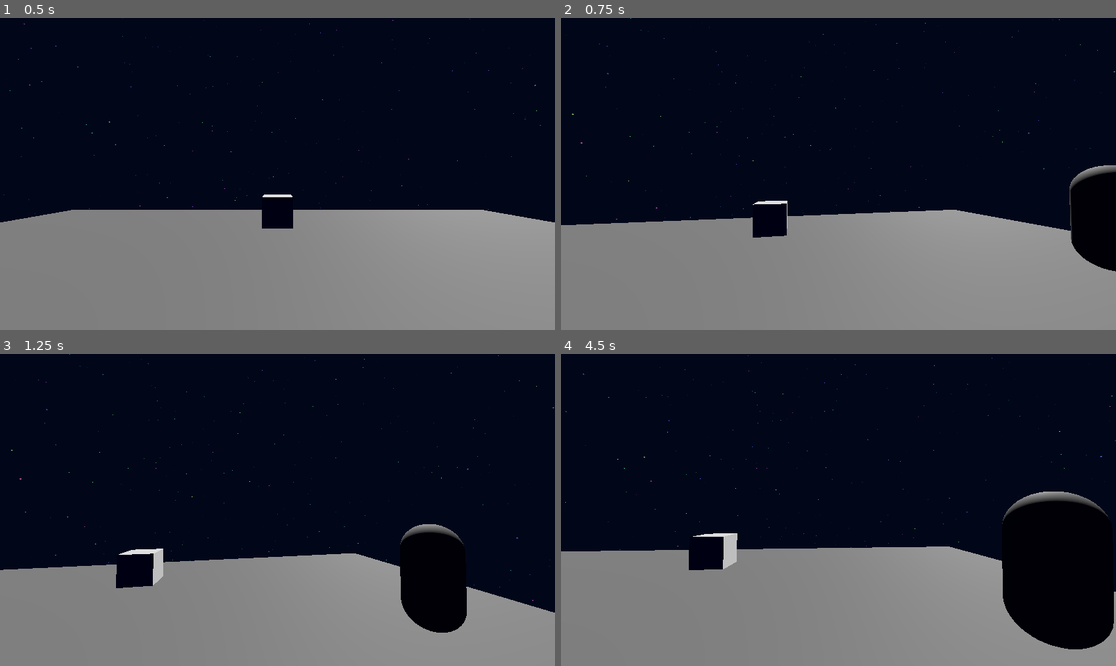
Above: before the commit, frames 1-4 (two rows, left to right).
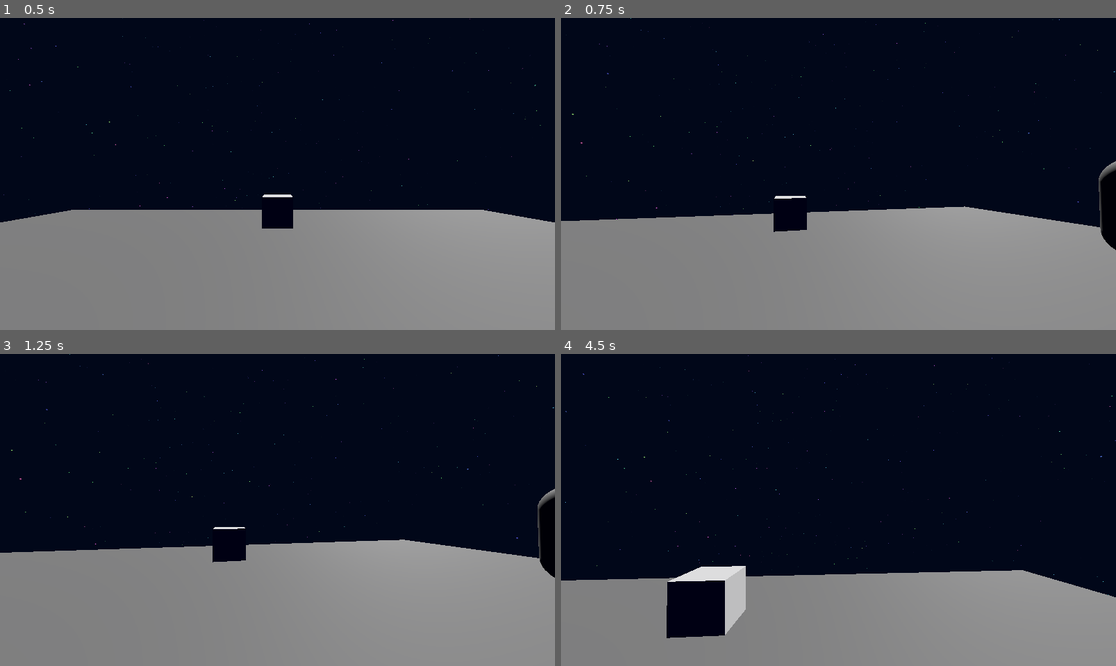
Above: after the commit, the same moments.

Repository: Craxulator/_X
Game: Godot game, scene res://Main.tscn
The game is run twice, just before and just after one commit, with the same random seed, the same clock (stepped at 60 frames per second) and the same inputs.
Inputs (mouse positions are in pixels of both pictures, inside the frame that each line leads up to):
- Up to frame 1 (0.5 s): no input
- Up to frame 2 (0.75 s): tap Enter (ui_accept) at 0.5 s; move the mouse to (960, 158) at 0.52 s; hold D (MoveRight) from 0.53 s (still down); hold Shift (Slide) from 0.53 s (still down)
- Up to frame 3 (1.25 s): keep holding D (MoveRight); keep holding Shift (Slide); tap Space (Jump) at 0.77, 0.8, 1.07 s
- Up to frame 4 (4.5 s): move the mouse to (727, 525) at 1.27 s; release D (MoveRight) at 1.28 s; release Shift (Slide) at 1.28 s; hold S (MoveBackward) 1.28-2.03 s; tap Space (Jump) at 1.35, 1.52, 1.82, 2.3, 3.02, 3.32, 3.6, 3.77, 4.07 s; tap Shift (Slide) at 1.55, 2.85, 4.35 s; move the mouse to (894, 441) at 2.02 s; hold D (MoveRight) 2.03-2.78 s; hold Shift (Slide) 2.03-2.78 s; move the mouse to (810, 572) at 2.77 s; hold W (MoveForward) 2.78-3.53 s; move the mouse to (1005, 556) at 3.52 s; hold A (MoveLeft) from 3.53 s (still down); move the mouse to (672, 463) at 4.27 s

Frame 1 is identical in both runs. In frame 2, 2.8% of the frame differs, in the area x 0-100%, y 45-82%; in frame 3, 9.6%; in frame 4, 13%, in the area x 0-100%, y 44-95%.
Error before the commit: Invalid access to property or key 'extends' on a base object of type 'BoxShape3D'. (res://Scripts/Controllers/PlayerController.gd:54)

Commit message:
Update PlayerController.gd

Diff:
--- a/Scripts/Controllers/PlayerController.gd
+++ b/Scripts/Controllers/PlayerController.gd
@@ -4,6 +4,10 @@
 var MovementDirection
 var PreJumpVelocity = Vector3.ZERO
 var Hitbox = null
+var StepSliding = false
+var SlideStartVelocity = Vector3.ZERO
+
+var SlideJump = false
 
 func _ready():
 	Hitbox = $Hitbox
@@ -34,7 +38,7 @@
 	if velocity.length() < 0.1: velocity = Vector3.ZERO
 	pass
 
-func HandleAirMovement(DeltaTime):
+func HandleAirMovement():
 	var WalkSpeed = get_meta("WalkSpeed")
 	var AirResistance = 0.01 * sqrt(velocity.length())
 	# Faster velocity means you collide with more air particles
@@ -50,16 +54,32 @@
 	pass
 
 func StartSlide():
-	print("StartSlide")
-	Hitbox.shape.extends.y = Hitbox.shape.extends.z
-	Hitbox.shape.extends.z = Hitbox.shape.extends.y
+	SlideStartVelocity = velocity
+
+	StepSliding = true
+	var SavedY = Hitbox.shape.size.y
+	Hitbox.shape.size.y = Hitbox.shape.size.z
+	Hitbox.shape.size.z = SavedY
+	SavedY = null
+
+	set_meta("Sliding", true)
 	pass
 
 func HandleSlide(DeltaTime):
+	velocity.x = MovementDirection.x * SlideStartVelocity.length()
+	velocity.z = MovementDirection.z * SlideStartVelocity.length()
 	pass
 
 func EndSlide():
-	pass
+	StepSliding = false
+
+	var SavedY = Hitbox.shape.size.y
+	Hitbox.shape.size.y = Hitbox.shape.size.z
+	Hitbox.shape.size.z = SavedY
+	SavedY = null
+
+	if not SlideJump:
+		position.y += Hitbox.shape.size.y / 2.4
 
 func _physics_process(DeltaTime):
 	if get_meta("Paused"): return
@@ -72,10 +92,15 @@
 
 	if Input.is_action_just_pressed("Slide"): StartSlide()
 
+	if Input.is_action_just_released("Slide"):
+		set_meta("Sliding", false)
+		if is_on_floor(): EndSlide()
+
 	if is_on_floor():
-		HandleMovement(DeltaTime)
+		if StepSliding && not get_meta("Sliding"): EndSlide()
 		if get_meta("Sliding"): HandleSlide(DeltaTime)
-	else: HandleAirMovement(DeltaTime)
+		else: HandleMovement(DeltaTime)
+	else: if not get_meta("Sliding"): HandleAirMovement()
 
 	move_and_slide()
 	pass
